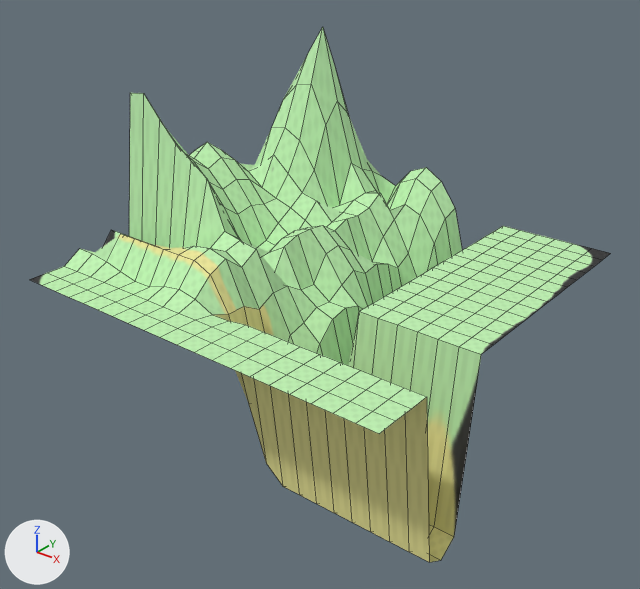
One commit to the FBX model client/Norumac2/Client/Resource/Mesh/town11.FBX: the scene before it, then after it.
Before and after are seen from a camera (50 mm lens) standing at (120.8, -154.7, 87.4) and looking at (0.4, -4.2, -5.9). Lighting does not change. The marker at lower left points along +X, +Y and +Z. Mesh edges are drawn as thin lines. Where no turn or scale is listed for an object, it has been applied to the vertices.
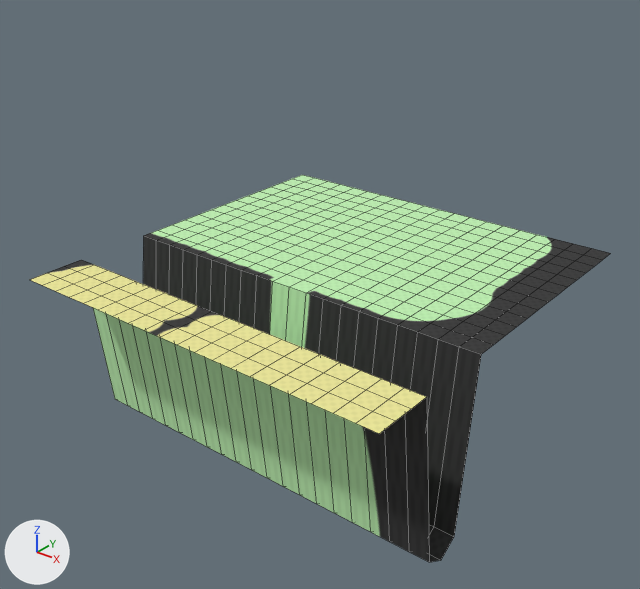
The change, as JSON lines over the scene's bpy script:
```json
{"op": "add", "block": "img_town12_png", "code": ["img_town12_png = load_image('town12.png', '../MeshImage/town12.png', 512, 512, 'sRGB')"]}
{"op": "add", "block": "mat_17___default", "code": ["mat_17___default = principled_material('17 - Default')", "mat_17___default.texture = img_town12_png  # with its transparency", "mat_17___default.roughness = 0.859"]}
{"block": "me_mesh", "where": "# used by ob_object023; location = (0.0, 0.0, 0.0)"}
{"op": "remove", "block": "me_mesh", "code": "me_mesh.from_pydata(...)  # 441 vertices, 400 faces; spans x -50.0..50.0, y -50.0..50.0, z -45.8..48.7"}
{"op": "remove", "block": "me_mesh", "code": "me_mesh.materials.append(mat_22___default)  # picture img_town11_png"}
{"op": "add", "block": "me_mesh", "code": "me_mesh.from_pydata(...)  # 441 vertices, 400 faces; spans x -50.0..50.0, y -50.0..50.0, z -45.8..0.0"}
{"block": "me_mesh", "change": "me_mesh part 1: 240 of 441 vertices moved; they spanned x -50.0..15.0, y -35.0..50.0, z -41.6..48.7 and now span x -50.0..15.0, y -35.0..50.0, z -45.8..0.0; mean shift (0.0, 0.0, -8.1); largest move (-15.0, -25.0, 9.0) -> (-15.0, -25.0, -45.8)"}
{"block": "me_mesh", "change": "me_mesh part 2: texture (UV) coordinates of 400 of 400 faces, centred in x -47.5..47.5, y -47.5..47.5, z -44.3..41.3, changed; they spanned u 0.02..0.99, v 0.01..0.97 and now span u 0.07..0.93, v 0.03..0.96"}
{"op": "add", "block": "me_mesh", "code": "me_mesh.materials.append(mat_17___default)  # picture img_town12_png"}
```

Changed parts and their boxes [x1, y1, x2, y2] in the pictures (640 x 589 px; the box of a moved part takes in the faces that stretch with it):
```json
{"object": "Object023", "change": "recoloured, reshaped, surface changed", "before": [29, 27, 611, 562], "after": [29, 175, 611, 562], "on screen": "28% shorter"}
{"part": 1, "of": "me_mesh", "change": "moved or reshaped", "before": [65, 27, 462, 486], "after": [66, 175, 502, 486]}
{"part": 2, "of": "me_mesh", "change": "surface changed", "before": [29, 226, 611, 562], "after": [29, 226, 611, 562]}
```
